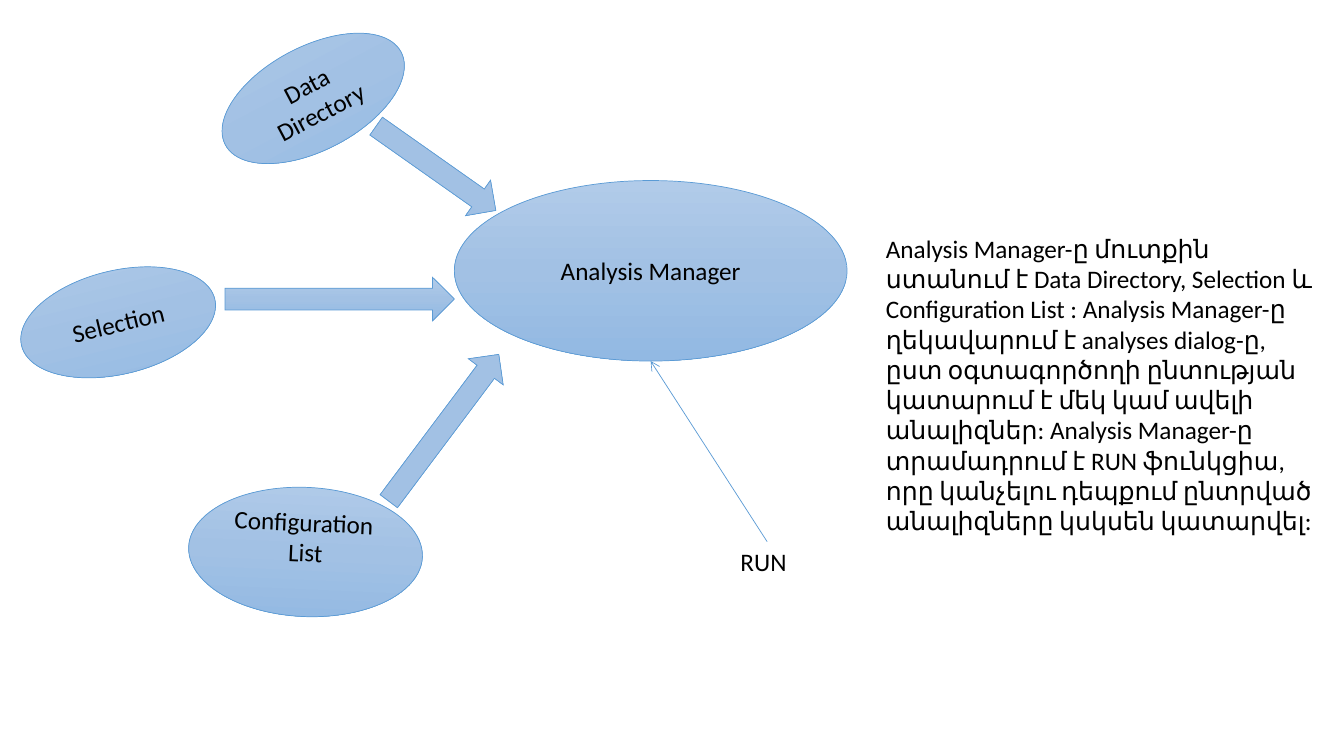
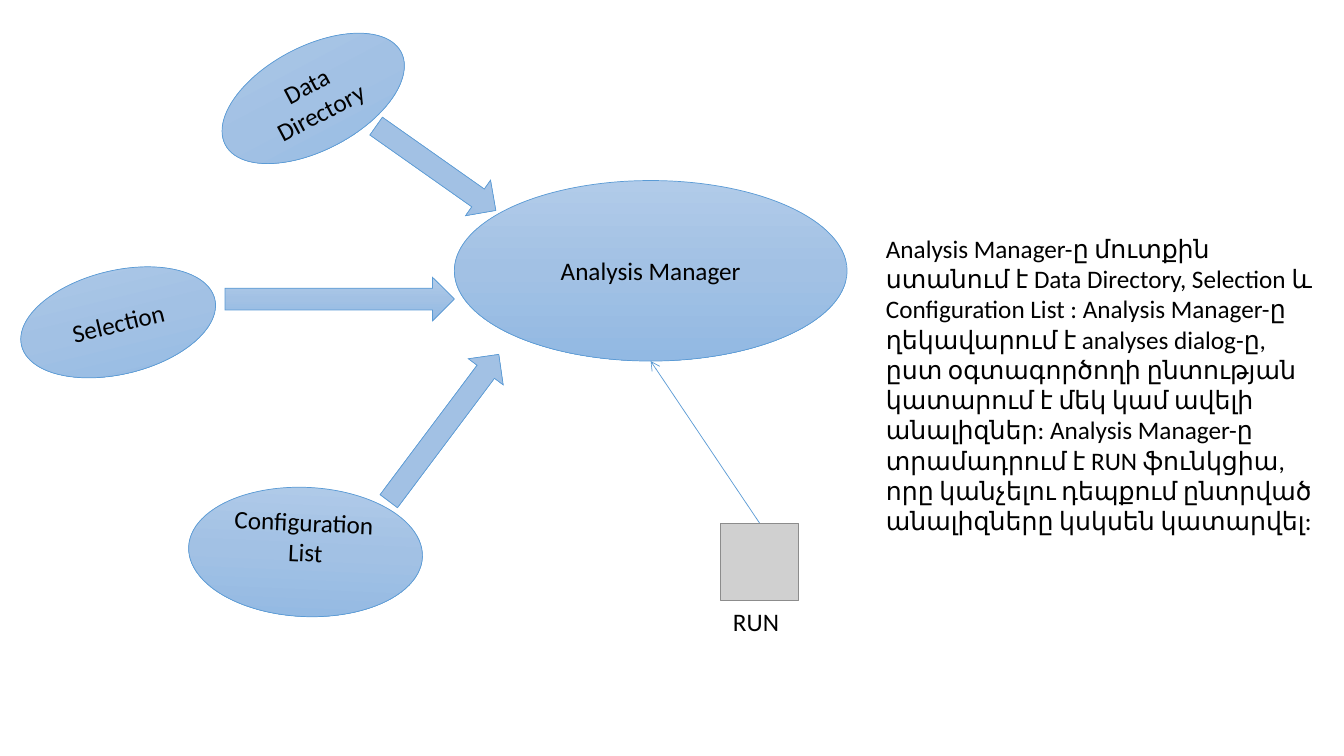
Before and after one commit to Mesrop-Gevorgyan/ATRChipset, a slide deck: slide 5 of Doc/Architecture_slide.pptx. Drawn at 1344x756 pixels with LibreOffice and Linux fonts; fonts in the diff are those of the drawing; grey boxes stand for pictures. Boxes give left, top, right and bottom in pixels: in the first picture for what was removed or moved away, otherwise in the second. Text is boxed around its words. In the diff, an @@ line names an element or a change of style, - is before the commit and + after.

```diff
--- a/Doc/Architecture_slide.pptx
+++ b/Doc/Architecture_slide.pptx
@@ arrow moved from (767, 541) - (651, 361) to (760, 523) - (651, 361) @@
@@ picture added at bbox=[721, 523, 799, 601] @@
@@ text "RUN": place and size @@
-text "RUN" at bbox=[740, 554, 786, 571]
+text "RUN" at bbox=[733, 614, 779, 632]
```
Also in this commit, not shown: 2 other slides changed.
